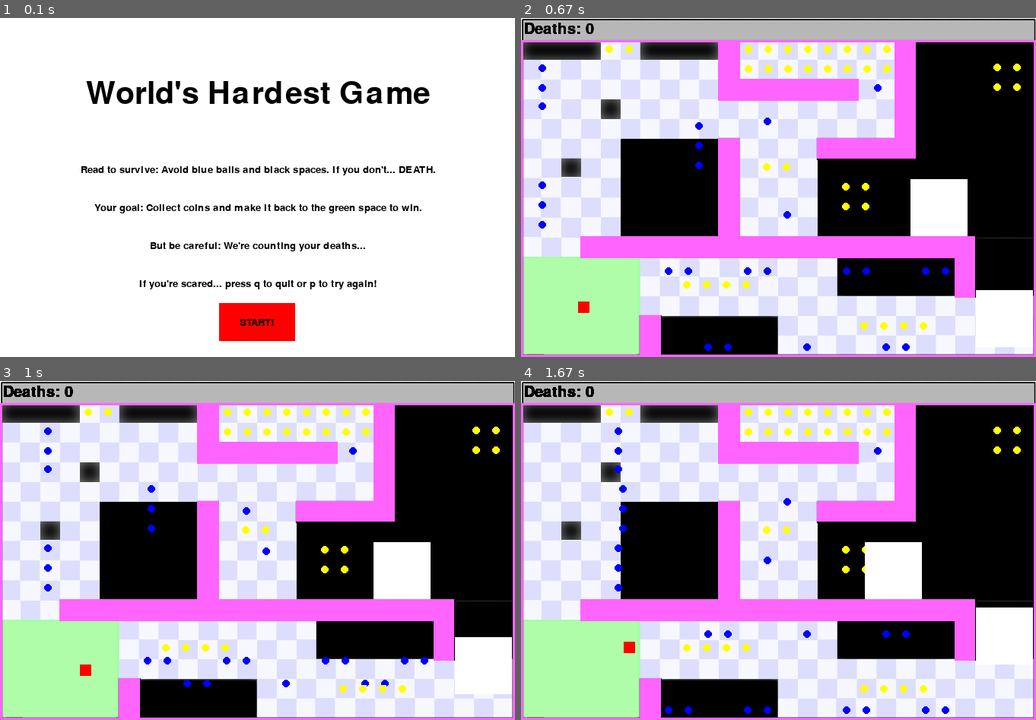
Above: before the commit, frames 1-4 (two rows, left to right).
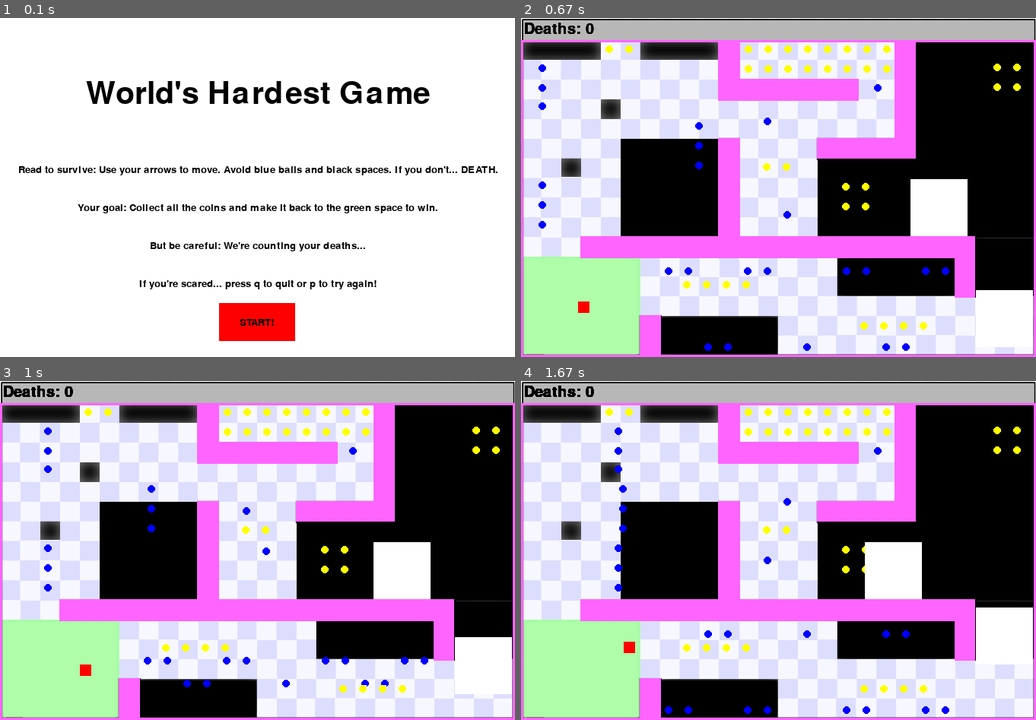
Above: after the commit, the same moments.

Repository: amangla20/CS550
Game: pygame game, started from WorldsHardestGame/worldshardest.py
Two runs of this game, one before a commit and one after it. Both use one fixed random seed, a clock stepped at 60 frames per second and the inputs below.
Inputs (mouse positions are in pixels of both pictures, inside the frame that each line leads up to):
- Up to frame 1 (0.1 s): no input
- Up to frame 2 (0.67 s): click "START!" at 0.42 s
- Up to frame 3 (1 s): hold Right from 0.67 s (still down); move the mouse to (236, 564) at 0.7 s
- Up to frame 4 (1.67 s): release Right at 1.13 s; hold Up 1.17-1.47 s; hold Right from 1.5 s (still down)

The runs differ from the first frame. In frame 1, 2.1% of the frame differs, in the area x 3-97%, y 43-58%; in frame 2, nothing differs; in frame 3, nothing differs; in frame 4, nothing differs.

Commit message:
final final final yayayaysdyfays

Diff:
--- a/WorldsHardestGame/worldshardest.py
+++ b/WorldsHardestGame/worldshardest.py
@@ -8,6 +8,8 @@
 # https://freearchives.org
 # OMH: Sonali Singh
 # OMH: Anjali Mangla
+
+# Explanation: The problem you're solving is the World's Hardest Game. The goal is to make it back to the starting green space after collecting all the coins. If you crash into a blue ball or a black space, you die. We count your deaths - the lower that number is, the better! Purple blocks are walls and white blocks are moving safe spaces. Good luck! Try not to die! Instructions are on the start screen and you can press p to play again or q to quit at any time.
 
 # CODE STARTS HERE!!!
 # importing all relevant libraries and classes
@@ -137,7 +139,7 @@
 	global noMoveUp
 	global noMoveDown
 
-	# these variables control movement into the purple walls (kind = 1). When the player comes into contact with a wall, depending where the wall is, they will not be able to move in a certain direction, and some of these variables will be made true.
+	# these variables control movement into the purple walls (kind = 1). When the player comes into contact with a wall, depending where the wall is, they will not be able to move in that direction, and some of these variables will be made true.
 	noMoveRight = False
 	noMoveLeft = False
 	noMoveUp = False
@@ -210,7 +212,7 @@
 	# looks for collisions with moving blocks (kinds 4 and 5)
 	for ball in balls:
 		# a bit more leeway in collisions because the blocks are moving!!
-		if (ball.posx -16)<= player.posx +7.5 <=(ball.posx + 75 +16) and (ball.posy -16) <= player.posy +7.5 <= (ball.posy + 75 +16):
+		if (ball.posx -15)<= player.posx +7.5 <=(ball.posx + 75 +15) and (ball.posy -15) <= player.posy +7.5 <= (ball.posy + 75 +15):
 
 			# for the moving vertically block
 			if ball.kind == 4:
@@ -263,8 +265,8 @@
 
 		# these are the instructions and intro to the game, displayed using our nifty text_display function.
 		text_display("World's Hardest Game", 60, (677/2), 100, (0,0,0))
-		text_display("Read to survive: Avoid blue balls and black spaces. If you don't... DEATH.", 20, (677/2), 200, (0,0,0))
-		text_display("Your goal: Collect coins and make it back to the green space to win.", 20, (677/2), 250, (0,0,0))
+		text_display("Read to survive: Use your arrows to move. Avoid blue balls and black spaces. If you don't... DEATH.", 20, (677/2), 200, (0,0,0))
+		text_display("Your goal: Collect all the coins and make it back to the green space to win.", 20, (677/2), 250, (0,0,0))
 		text_display("But be careful: We're counting your deaths...", 20, (677/2), 300, (0,0,0))
 		text_display("If you're scared... press q to quit or p to try again!", 20, (677/2), 350, (0,0,0))
 
@@ -378,5 +380,5 @@
 	wall.display(2)
 	msElapsed = Clock.tick(20)
 
-	# and of course continously reupdate our display to show all of this lovely code!
+	# and of course this continously reupdates our display to show all of this lovely code!
 	pygame.display.flip()
